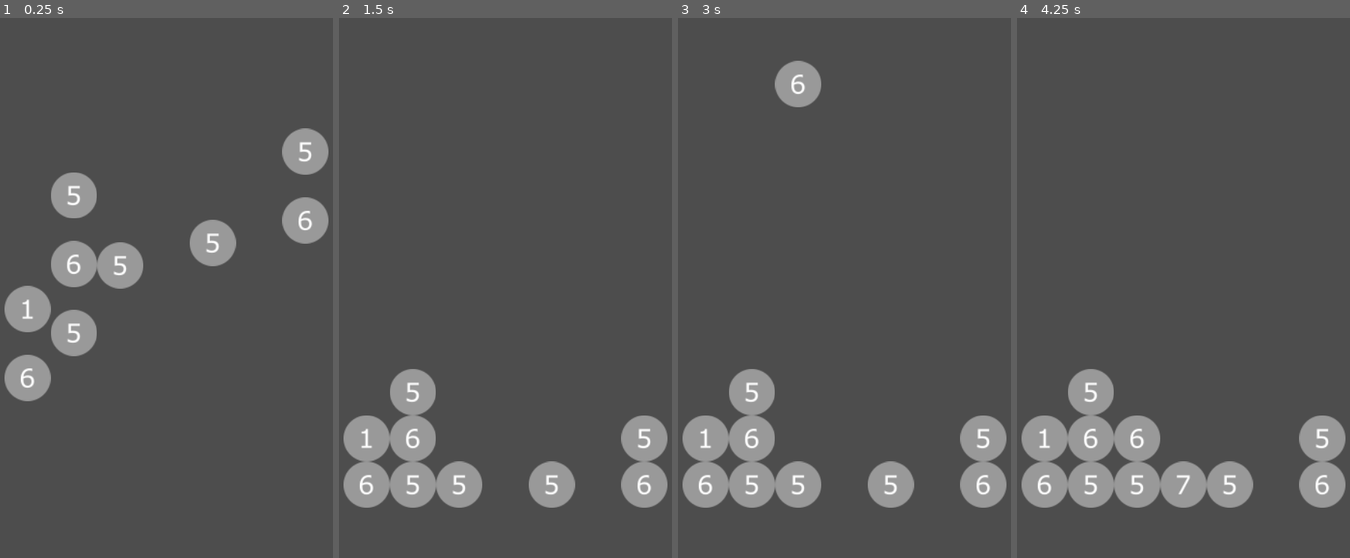
Above: before the commit, frames 1-4 (left to right).
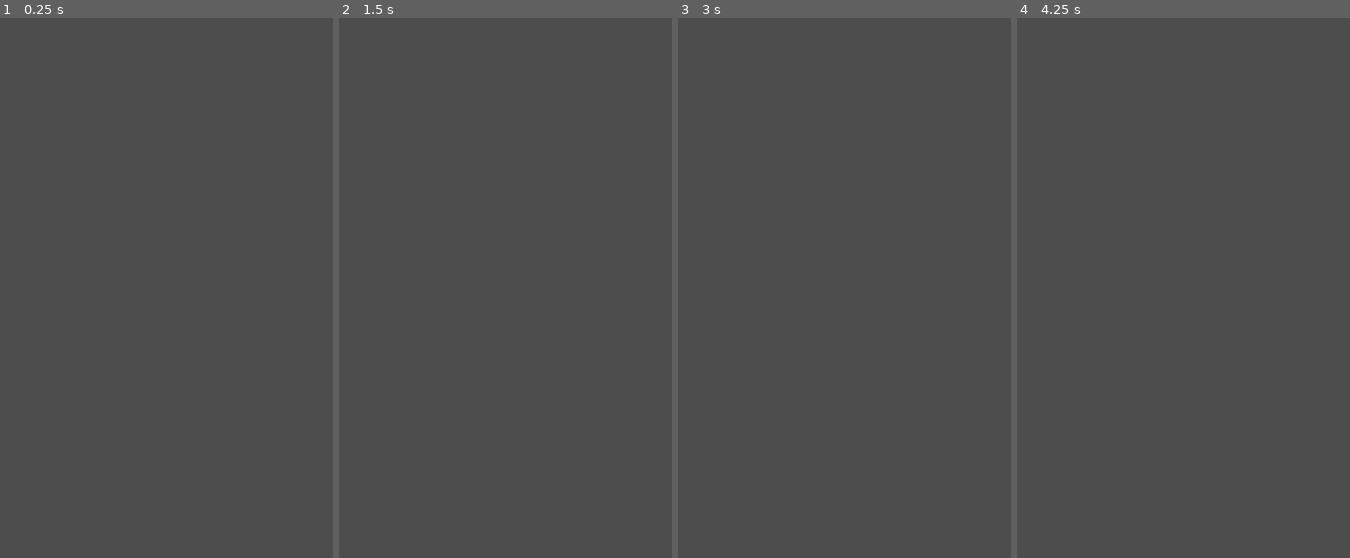
Above: after the commit, the same moments.

Repository: khkwan0/drop7_clone
Game: Godot game, scene res://main.tscn
The game is run twice, just before and just after one commit, with the same random seed, the same clock (stepped at 60 frames per second) and the same inputs.
Inputs (mouse positions are in pixels of both pictures, inside the frame that each line leads up to):
- Up to frame 1 (0.25 s): no input
- Up to frame 2 (1.5 s): move the mouse to (585, 261) at 0.52 s; click (585, 261) at 0.6 s; tap 1 (key1) at 0.8, 1.35 s; move the mouse to (432, 315) at 1.27 s
- Up to frame 3 (3 s): tap 2 (key2) at 1.55, 2.1 s; tap Enter at 2 s; move the mouse to (881, 169) at 2.02 s; tap 3 (key3) at 2.3, 2.85 s; tap Space at 2.75 s; move the mouse to (827, 396) at 2.77 s
- Up to frame 4 (4.25 s): tap 4 (key4) at 3.05, 3.6 s; move the mouse to (1290, 369) at 3.52 s; tap 5 (key5) at 3.8 s

The runs differ from the first frame. In frame 1, 8.6% of the frame differs, in the area x 1-99%, y 20-71%; in frame 2, 8.5%; in frame 3, 9.5%; in frame 4, 10%, in the area x 1-99%, y 65-91%.

Commit message:
feat: game state and game over check

Diff:
--- a/main.gd
+++ b/main.gd
@@ -3,12 +3,13 @@
 var clicked = false
 var max_chip_value = 7
 var max_columns = max_chip_value
-var height = max_chip_value
+var max_rows = max_chip_value + 1
 var board = []
 @export var moves = 0
 var animating = false
 @export var moves_per_round = 5
 @export_range(0, 1) var padding_percentage = 0.1
+@export var game_state = 'stopped'
 
 var rng = RandomNumberGenerator.new()
 var current_value = rng.randi_range(1, max_chip_value)
@@ -45,21 +46,31 @@
 	return tile
 
 func _ready():
-	start_game()
+	pass
 
 func pause(seconds):
 	await get_tree().create_timer(seconds).timeout
 
+func clear_board():
+	for col in board.size():
+		for row in board[col].size():
+			board[col][row].val = 0
+			board[col][row].toDelete = false
+			if board[col][row].chip != null:
+				board[col][row].chip.queue_free()
+
 func start_game():
+	clear_board()
+	game_state = 'running'
 	lane_width = get_viewport().get_visible_rect().size.x * (1 - padding_percentage) / max_columns
 	for x in max_columns:
 		board.append([])
-		for y in height:
+		for y in max_rows:
 			board[x].append({"val": 0, "chip": null, "to_delete": false})
 	if mode == 'blitz':
 		# var number_of_starting_chips = rng.randi_range(max_chip_value, max_chip_value * 2)
 		var number_of_starting_chips = 28
-		var row = height - 1
+		var row = max_rows - 1
 		while row > 0 && number_of_starting_chips > 0:
 			for col in max_columns:
 				board[col][row].val = rng.randi_range(1, max_chip_value)
@@ -70,14 +81,14 @@
 		clear_count = scan_and_clear()
 		while clear_count > 0:
 			for i in max_columns:
-				for j in height:
+				for j in max_rows:
 					if board[i][j].to_delete:
 						board[i][j].val = 0
 						board[i][j].to_delete = false
 			coalesce_board()
 			clear_count = scan_and_clear()
 		for col in max_columns:
-			row = height - 1
+			row = max_rows - 1
 			while row >= 0:
 				if board[col][row].val != 0:
 					board[col][row].chip = spawn_chip(board[col][row].val - 1, col, -1 * row)
@@ -86,7 +97,7 @@
 
 func coaelesce_column(col):
 	var coalesce_count = 0
-	var row = height - 1
+	var row = max_rows - 1
 	while row > 0:
 		if board[col][row].val == 0:
 			# start looking one above
@@ -131,7 +142,7 @@
 		break_armor(left, row)
 	if right < max_columns - 1:
 		break_armor(right, row)
-	if below < height - 1:
+	if below < max_rows - 1:
 		break_armor(col, below)
 	if above >= 0:
 		break_armor(col, above)
@@ -139,7 +150,7 @@
 func clear_row():
 	var clear_count = 0
 
-	for row in height:
+	for row in max_rows:
 		var col = 0
 		while col < max_columns:
 			if board[col][row].val == 0:
@@ -161,7 +172,7 @@
 	var clear_count = 0
 
 	# get column height
-	var row = height - 1
+	var row = max_rows - 1
 	var found = false
 	while row >= 0 && !found:
 		if board[_col][row].val == 0:
@@ -172,7 +183,7 @@
 
 	# now check which ones to delete
 	if col_height > 0:
-		for _row in height:
+		for _row in max_rows:
 			if board[_col][_row].val == col_height:
 				board[_col][_row].to_delete = true
 				clear_count += 1
@@ -197,7 +208,7 @@
 func delete_tiles():
 	var deleted_count = 0
 	for col in max_columns:
-		for row in height:
+		for row in max_rows:
 			if board[col][row].to_delete:
 				await board[col][row].chip.explode()
 				board[col][row].val = 0
@@ -212,7 +223,7 @@
 	var col = 0
 	while col < max_columns:
 		var row = 0
-		while row < height - 1:
+		while row < max_rows - 1:
 			if board[col][row + 1].val != 0:
 				board[col][row].val = board[col][row + 1].val
 				board[col][row].chip = board[col][row + 1].chip
@@ -232,6 +243,29 @@
 		board[col][6] = {"val": -2, "chip": tile, "to_delete": false}
 		col += 1
 
+func check_for_game_over():
+	var col = 0
+	var found = false
+	while col < max_columns && !found:
+		if board[col][0].val != 0:
+			found = true
+		else:
+			col += 1
+	if found:
+		print("found a")
+		return true
+
+	found = false
+	col = 0
+	while col < max_columns && !found:
+		if board[col][1].val == 0:
+			found = true
+		else:
+			col += 1
+	if found:
+		return false
+	else:
+		return true
 
 func do_drop(_col):
 	if !animating:
@@ -241,8 +275,8 @@
 		if board[col][row].val == 0:
 			moves += 1
 			var found = false
-			while row < height && !found:
-				if row == height - 1 || board[col][row + 1].val != 0:
+			while row < max_rows && !found:
+				if row == max_rows - 1 || board[col][row + 1].val != 0:
 					found = true
 				else:
 					row += 1
@@ -256,25 +290,33 @@
 			clear_count = scan_and_clear()
 		if moves % moves_per_round == 0:
 			add_row()
+		if check_for_game_over():
+			print("game over")
+			game_state = 'stopped'
 		animating = false
 		current_value = rng.randi_range(1, 7)
 
 func _process(delta):
-	if Input.is_action_just_pressed("click"):
-		clicked = true
-	if Input.is_action_just_released("click"):
-		clicked = false
-	if Input.is_action_just_pressed("key1"):
-		do_drop(1)
-	if Input.is_action_just_released("key2"):
-		do_drop(2)
-	if Input.is_action_just_released("key3"):
-		do_drop(3)
-	if Input.is_action_just_released("key4"):
-		do_drop(4)
-	if Input.is_action_just_released("key5"):
-		do_drop(5)
-	if Input.is_action_just_released("key6"):
-		do_drop(6)
-	if Input.is_action_just_released("key7"):
-		do_drop(7)
+	if game_state == 'stopped':
+		if Input.is_action_just_pressed("keyS"):
+			start_game()
+	else:
+		if game_state == 'running':
+			if Input.is_action_just_pressed("click"):
+				clicked = true
+			if Input.is_action_just_released("click"):
+				clicked = false
+			if Input.is_action_just_pressed("key1"):
+				do_drop(1)
+			if Input.is_action_just_released("key2"):
+				do_drop(2)
+			if Input.is_action_just_released("key3"):
+				do_drop(3)
+			if Input.is_action_just_released("key4"):
+				do_drop(4)
+			if Input.is_action_just_released("key5"):
+				do_drop(5)
+			if Input.is_action_just_released("key6"):
+				do_drop(6)
+			if Input.is_action_just_released("key7"):
+				do_drop(7)
--- a/project.godot
+++ b/project.godot
@@ -63,6 +63,11 @@
 "events": [Object(InputEventKey,"resource_local_to_scene":false,"resource_name":"","device":-1,"window_id":0,"alt_pressed":false,"shift_pressed":false,"ctrl_pressed":false,"meta_pressed":false,"pressed":false,"keycode":0,"physical_keycode":55,"key_label":0,"unicode":55,"echo":false,"script":null)
 ]
 }
+keyS={
+"deadzone": 0.5,
+"events": [Object(InputEventKey,"resource_local_to_scene":false,"resource_name":"","device":0,"window_id":0,"alt_pressed":false,"shift_pressed":false,"ctrl_pressed":false,"meta_pressed":false,"pressed":false,"keycode":0,"physical_keycode":83,"key_label":0,"unicode":0,"echo":false,"script":null)
+]
+}
 
 [rendering]
 
